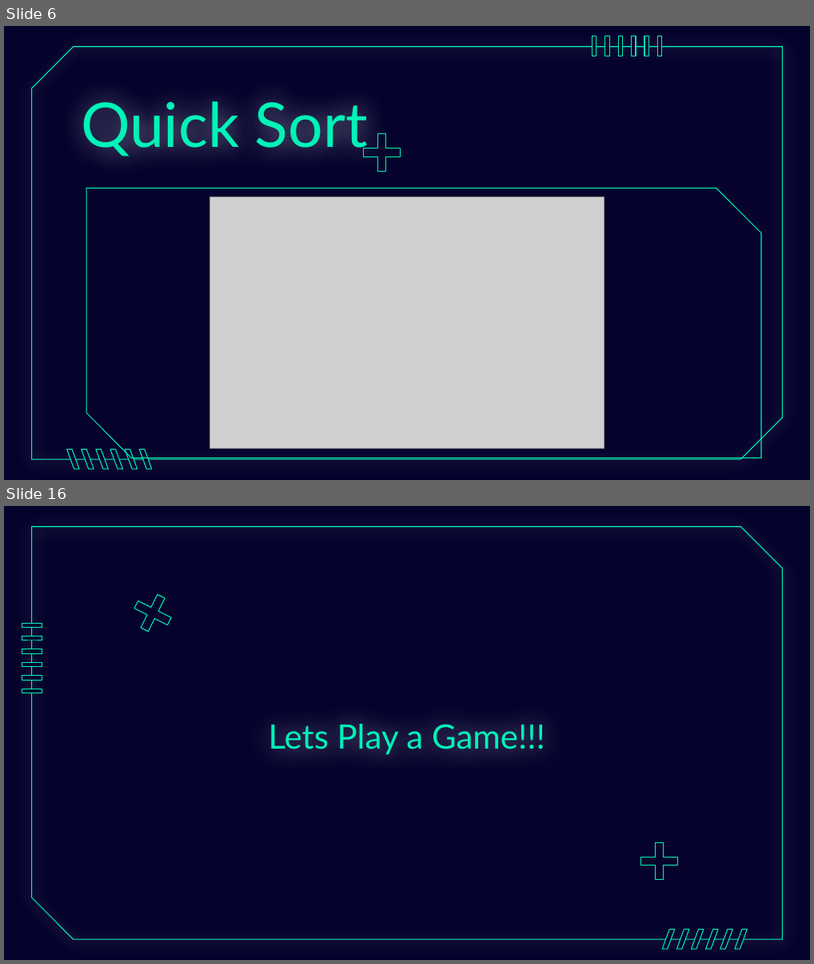
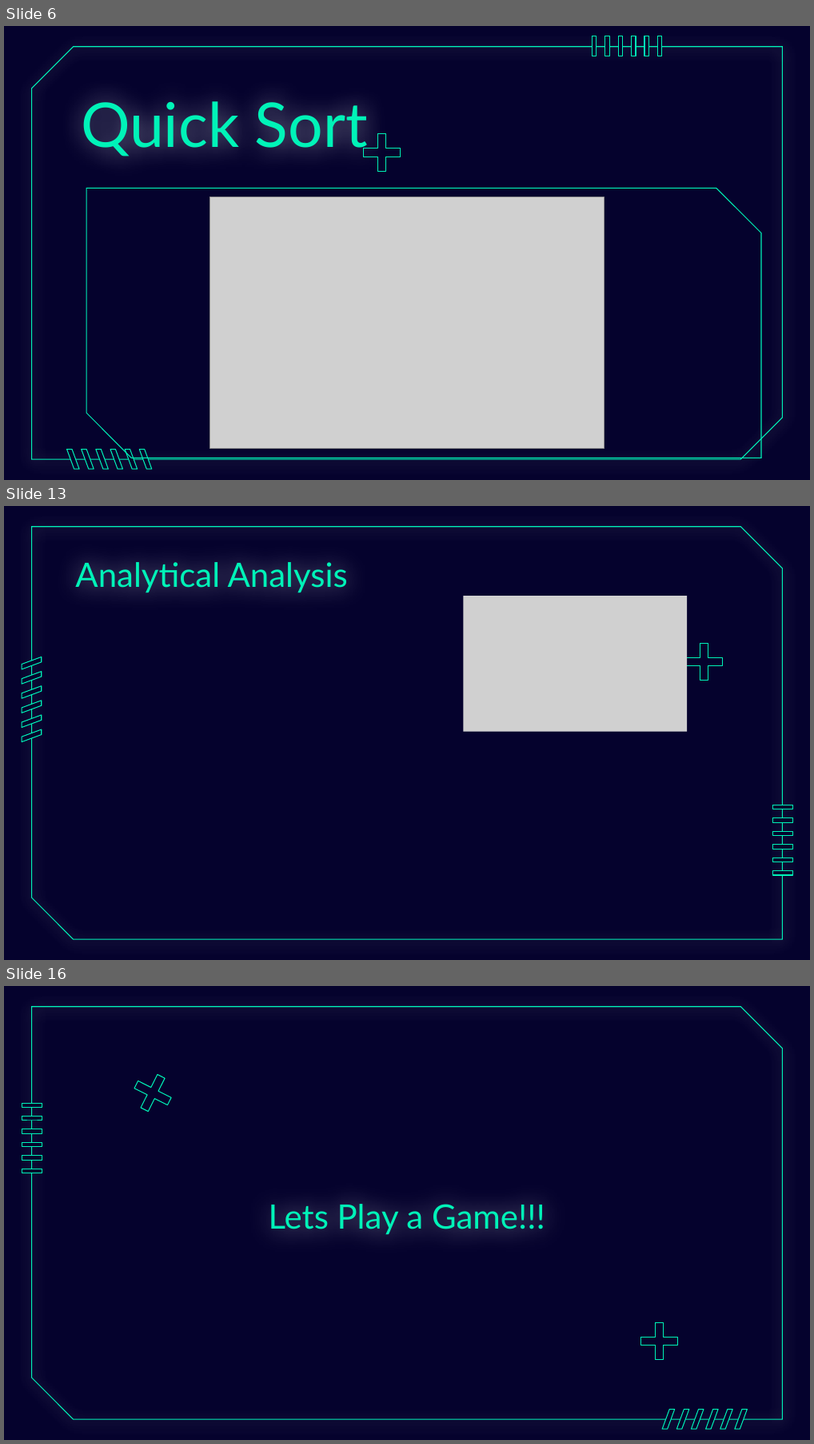
Before and after one commit to MohamedHussein811/Divide-and-Conquer, a slide deck: Divide And Conquer Explaination.pptx. Shown one above the other, each under a label of ours: slides 6 and 16 before the commit, slides 6, 13 and 16 after it; the slides between them are not shown. The pictures are 814x964 and 814x1444 pixels, drawn with LibreOffice and Linux fonts; fonts in the diff are those of the drawing; grey boxes stand for pictures; background and template pictures are left out. Boxes give left, top, right and bottom in pixels: in the first picture for what was removed or moved away, otherwise in the second. Text is boxed around its words. In the diff, an @@ line names an element or a change of style, - is before the commit and + after.

```diff
--- a/Divide And Conquer Explaination.pptx
+++ b/Divide And Conquer Explaination.pptx
@@ slide 13 added at (4,506,810,960), background picture (left out); not listed: 1 template element that a slide beside it also shows @@
@@ title added at (75,562,348,592), 30 pt, text #00F3B8 @@
+Analytical Analysis
@@ picture added at (464,596,688,731) @@
@@ plus sign added at (679,636,730,687), outline #00F3B8 0.75 pt @@
@@ group added at (22,656,793,875): 6 rectangles, 6 parallelograms @@
```
Also in this commit, not shown: 4 slides changed, 5 other slides added, 6 slides removed.
